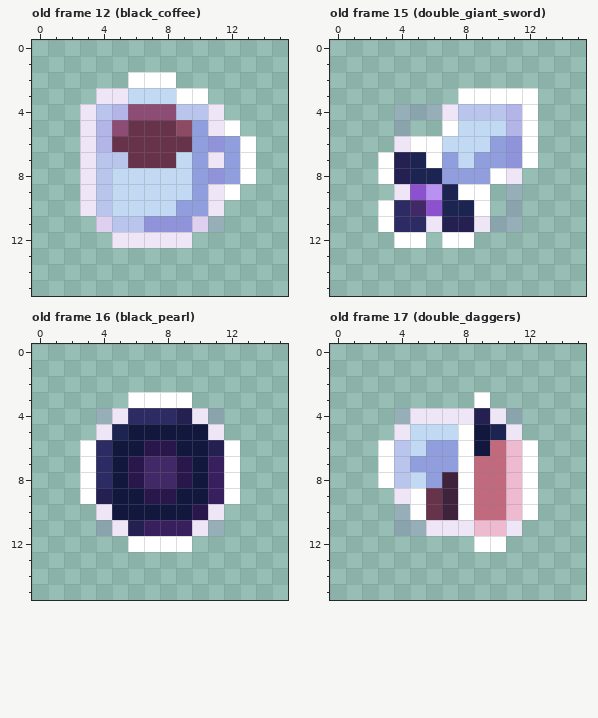
Edited in one commit: pixel-art file (public/assets/images/items.aseprite). This is how it looked before the edit.
16x16 pixels, 21 frames. Colours within 5 levels of each other are drawn and written as one. Shown: old frame 12 (black_coffee), old frame 15 (double_giant_sword), old frame 16 (black_pearl), old frame 17 (double_daggers). The commit also changed other frames, which this record leaves out.
And afterwards:
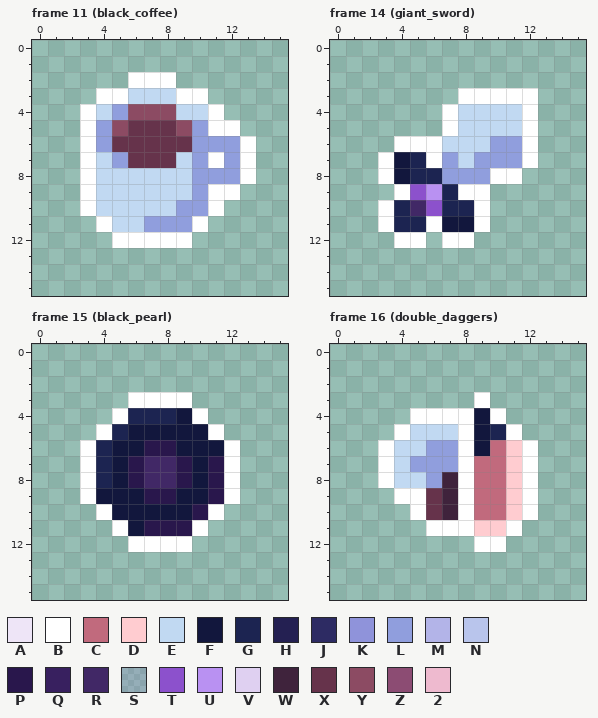
Palette (. is transparent): A #eee5f7  B #ffffff  C #c16a7d  D #ffccd0  E #c1d9f2  F #12173d  G #1c2451  H #242052  J #2d2b63  K #8f93da  L #909edd  M #b3b4e8  N #b9c5ec  P #29174c  Q #38205f  R #412866  S #8c51cc26  T #8c51cc  U #b991f2  V #dfd0f1  W #3f233c  X #66334b  Y #8c4b63  Z #8c4c73  2 #eebacf
A new or re-ordered frame is compared with the old frame closest to it.
What changed:
layer "Layer 1" now hidden
frames re-ordered
--- frame 11 (black_coffee) against old frame 12 (black_coffee)
@@ x 0..15 @@
  2 ......BBB.......
- 3 ....AAEEEBB.....
- 4 ...ANMZZZNNA....
- 5 ...AMZXXXYLAB...
- 6 ...AMXXXXXLKLB..
- 7 ...ANNXXXELALB..
- 8 ...ANEEEEELKLB..
- 9 ...ANEEEEELAB...
-10 ...ANEEEELLA....
-11 ....VNNKKKVS....
-12 .....AAAAA......
+ 3 ....BBEEEBB.....
+ 4 ...BELYYYEEB....
+ 5 ...BLYXXXYLBB...
+ 6 ...BLXXXXXLLLB..
+ 7 ...BELXXXELBLB..
+ 8 ...BEEEEEELLLB..
+ 9 ...BEEEEEELBB...
+10 ...BEEEEELLB....
+11 ....BEELLLB.....
+12 .....BBBBB......
 13 ................
--- frame 14 (giant_sword) against old frame 15 (double_giant_sword)
@@ x 0..15 @@
  3 ........BBBBB...
- 4 ....SSSANNNMB...
- 5 ....S..BEEEMB...
- 6 ....ABBEEELKB...
- 7 ...BHGBLELLKB...
- 8 ...BHGGLLLBA....
- 9 ....ATUGBB.S....
-10 ...BJRTGGB.S....
-11 ...BJJAHHASS....
+ 4 .......BEEEEB...
+ 5 .......BEEEEB...
+ 6 ....BBBEEELLB...
+ 7 ...BFGBLELLLB...
+ 8 ...BFGGLLLBB....
+ 9 ....BTUGBB......
+10 ...BGRTGGB......
+11 ...BGGBFFB......
 12 ....BB.BB.......
--- frame 15 (black_pearl) against old frame 16 (black_pearl)
@@ x 0..15 @@
  3 ......BBBB......
- 4 ....SAJJJHAS....
- 5 ....AGFFFFFA....
- 6 ...BJFFPPFFHB...
- 7 ...BJFPRRPFQB...
- 8 ...BJFPRRPFQB...
- 9 ...BHFFPPFFQB...
-10 ....AFFFFFPA....
-11 ....SAHQQQAS....
+ 4 .....BGGGFB.....
+ 5 ....BGFFFFFB....
+ 6 ...BGFFPPFFFB...
+ 7 ...BGFPRRPFPB...
+ 8 ...BGFPRRPFPB...
+ 9 ...BFFFPPFFPB...
+10 ....BFFFFFPB....
+11 .....BFPPPB.....
 12 ......BBBB......
--- frame 16 (double_daggers) against old frame 17 (double_daggers)
@@ x 0..15 @@
  3 .........B......
- 4 ....SAAAAHAS....
- 5 ....AEEEBFGA....
- 6 ...BNELLBFC2B...
- 7 ...BNLLLBCC2B...
- 8 ...BNELWBCC2B...
- 9 ....ABXWBCC2B...
-10 ....SBXWBCC2B...
-11 ....SSAAA22A....
+ 4 .....BBBBFB.....
+ 5 ....BEEEBFGB....
+ 6 ...BEELLBFCDB...
+ 7 ...BELLLBCCDB...
+ 8 ...BEELWBCCDB...
+ 9 ....BBXWBCCDB...
+10 .....BXWBCCDB...
+11 ......BBBDDB....
 12 .........BB.....
Boxes around the changes in both pictures, in picture pixels (x1, y1, x2, y2):
changed: (80, 88, 224, 248)
changed: (394, 104, 522, 232)
changed: (96, 408, 224, 536)
changed: (394, 408, 522, 536)
